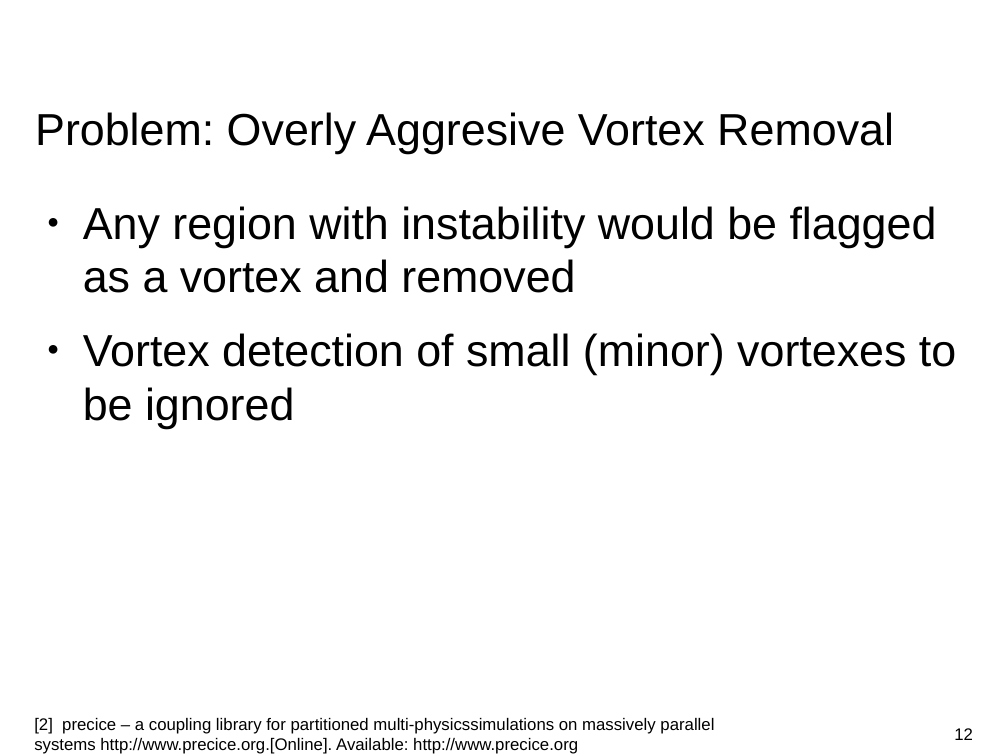
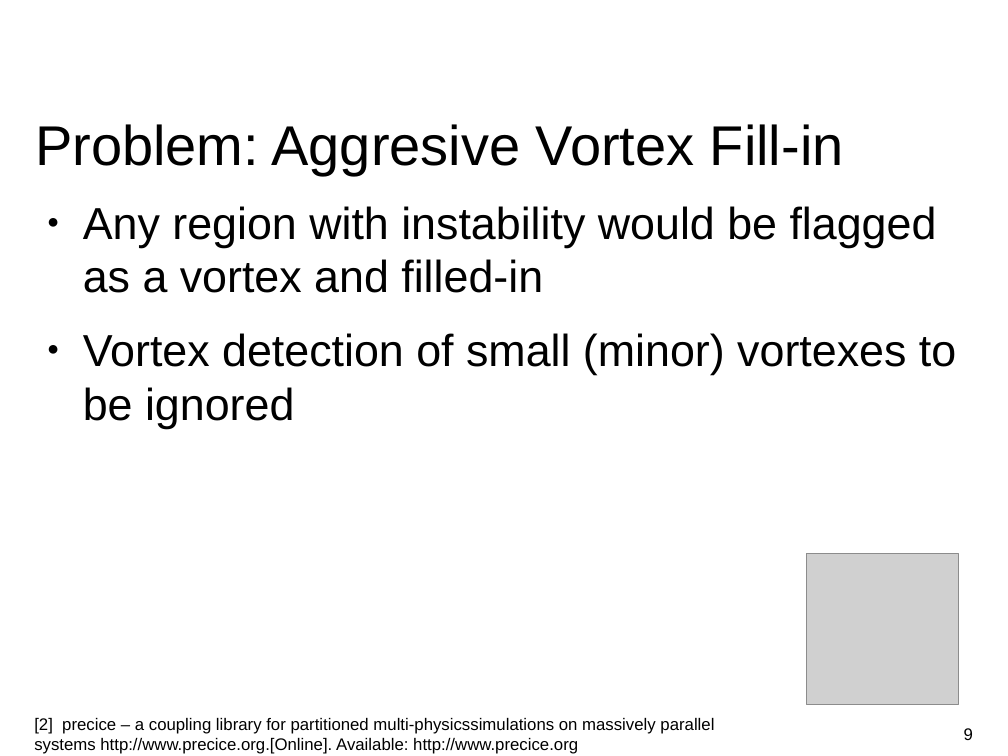
Before and after one commit to huangq1234553/cfd-lab, a slide deck: slide 9 of Presentation.odp (slide 12 before the commit). Drawn at 1008x756 pixels with LibreOffice and Linux fonts; fonts in the diff are those of the drawing; grey boxes stand for pictures; background and template pictures are left out. Boxes give left, top, right and bottom in pixels: in the first picture for what was removed or moved away, otherwise in the second. Text is boxed around its words. In the diff, an @@ line names an element or a change of style, - is before the commit and + after.

```diff
--- a/Presentation.odp
+++ b/Presentation.odp
@@ title at [35, 124, 844, 175]: text changed; size 32 to 40 pt @@
-Problem: Overly Aggresive Vortex Removal
+Problem: Aggresive Vortex Fill-in
@@ text at [83, 206, 937, 293]: text changed @@
-● Any region with instability would be flagged as a vortex and removed
+● Any region with instability would be flagged as a vortex and filled-in
@@ picture added at [807, 553, 959, 705] @@
@@ page number at [964, 728, 973, 740]: text changed @@
-12
+9
```
Also in this commit, not shown: 9 other slides changed, 1 slide added, 1 slide removed.
